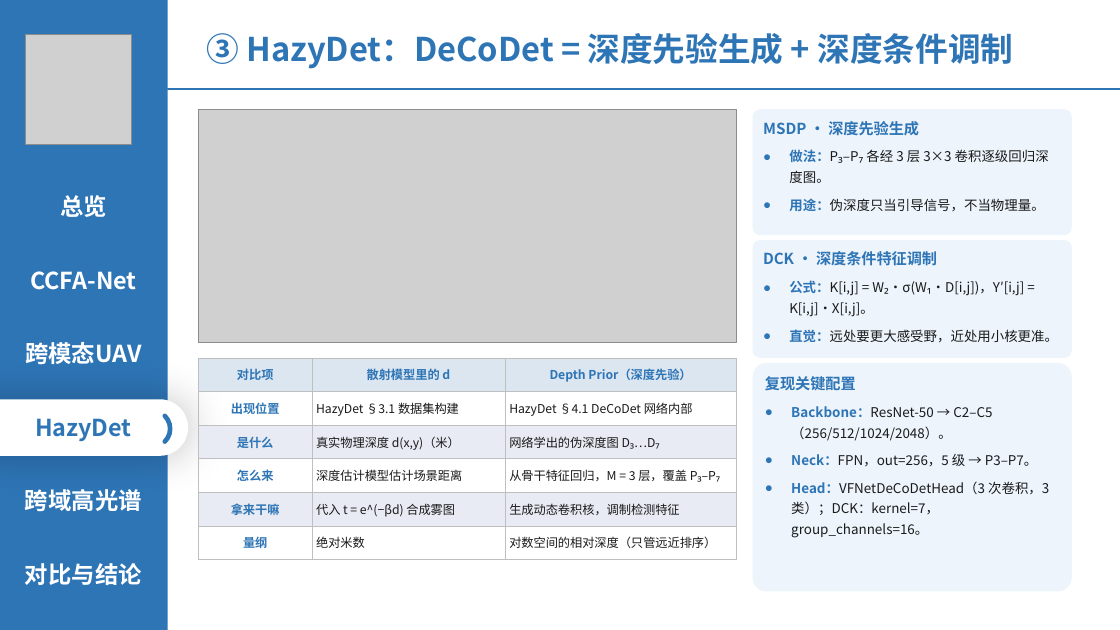
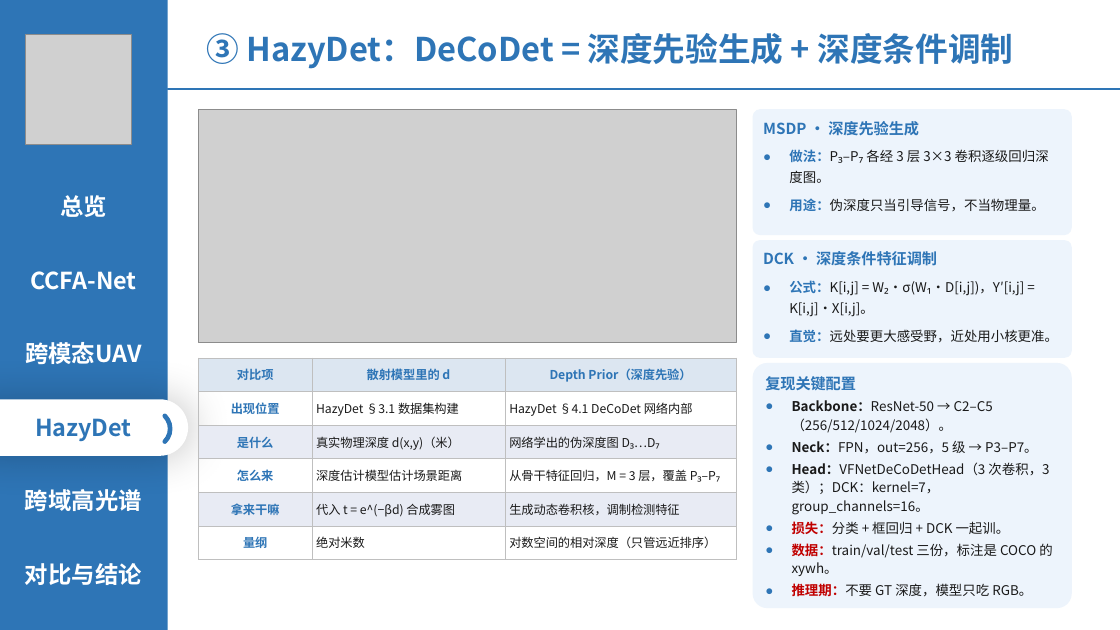
Before and after one commit to 139876/paper-notes, a slide deck: slide 12 of 论文精读/3-HazyDet精读/附件/四篇论文-组会汇报.pptx. Drawn at 1120x630 pixels with LibreOffice and Linux fonts; fonts in the diff are those of the drawing; grey boxes stand for pictures. Boxes give left, top, right and bottom in pixels: in the first picture for what was removed or moved away, otherwise in the second. Text is boxed around its words. In the diff, an @@ line names an element or a change of style, - is before the commit and + after.

```diff
--- a/论文精读/3-HazyDet精读/附件/四篇论文-组会汇报.pptx
+++ b/论文精读/3-HazyDet精读/附件/四篇论文-组会汇报.pptx
@@ rounded rectangle "复现关键配置": place and size @@
-rounded rectangle "复现关键配置" at [753,363,1072,592]
+rounded rectangle "复现关键配置" at [753,363,1072,608]
@@ text in rounded rectangle at [765,376,1049,515]: text colour #2E75B6 to #1A1A1A in "Backbone：ResNet-50", "Neck：FPN，out=256，5", "Head：VFNetDeCoDetHead（3"; line spacing 1.18 to 1.15; more space between paragraphs; line spacing 1.28 to 1.15; less space between paragraphs @@
@@ text in rounded rectangle at [792,521,1052,597]: paragraphs added @@
+● 损失：分类 + 框回归 + DCK 一起训。
+● 数据：train/val/test 三份，标注是 COCO 的 xywh。
+● 推理期：不要 GT 深度，模型只吃 RGB。
```
Also in this commit, not shown: 7 other slides changed.
